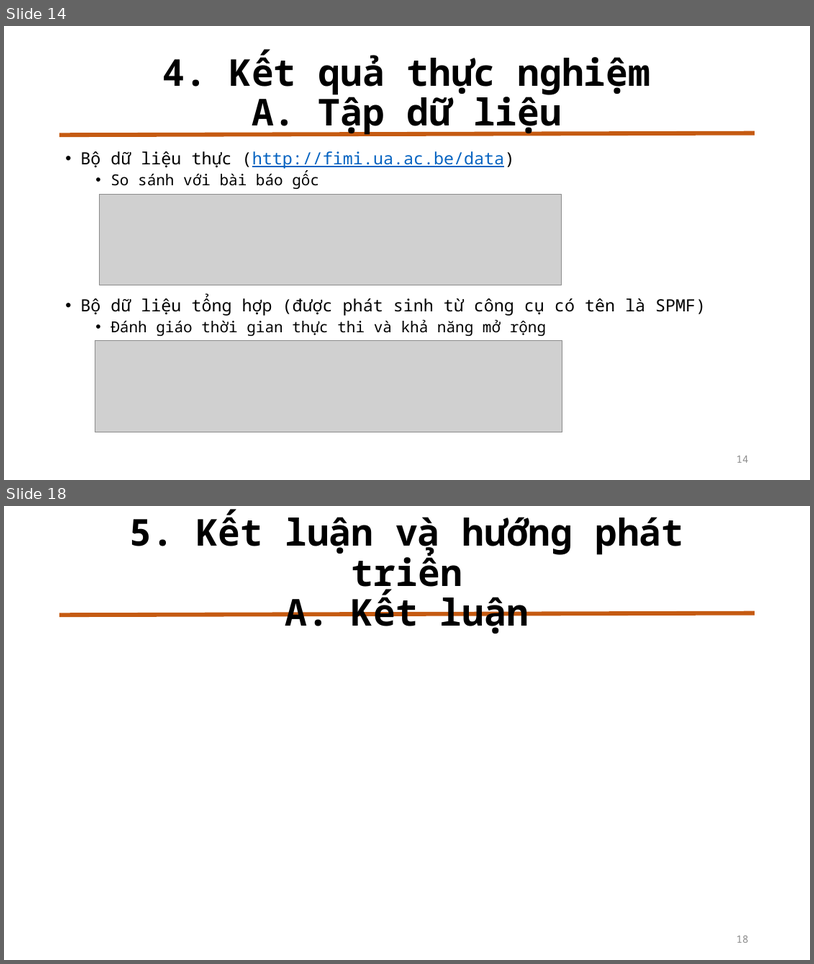
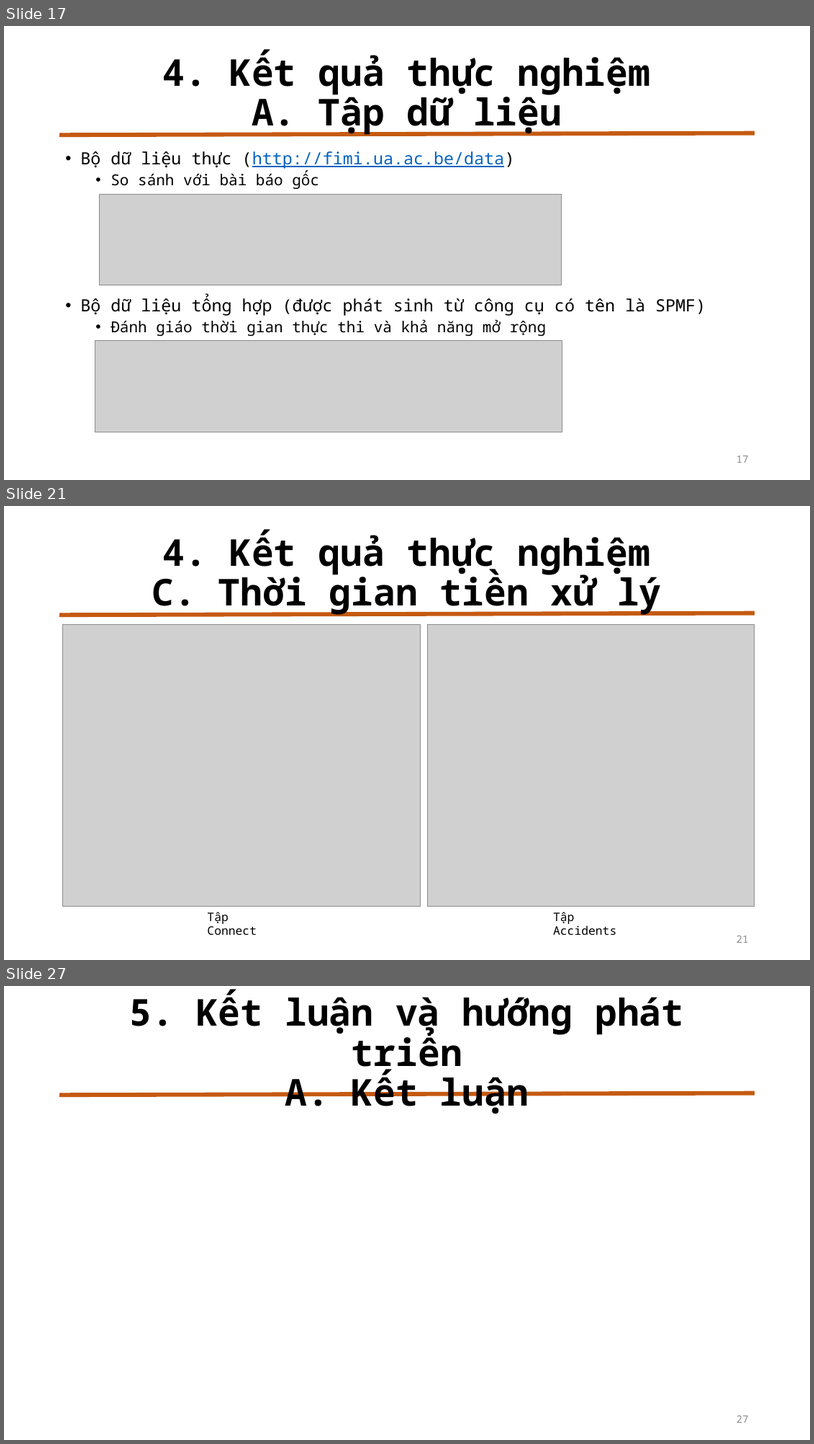
Before and after one commit to duychinhnguyenvn/Mining-Top-K-Co-Occurrence-Items, a slide deck: Slide Bao Cao.pptx. Shown one above the other, each under a label of ours: slides 14 and 18 before the commit, slides 17, 21 and 27 after it; the slides between them are not shown. The pictures are 814x964 and 814x1444 pixels, drawn with LibreOffice and Linux fonts; fonts in the diff are those of the drawing; grey boxes stand for pictures. Boxes give left, top, right and bottom in pixels: in the first picture for what was removed or moved away, otherwise in the second. Text is boxed around its words. In the diff, an @@ line names an element or a change of style, - is before the commit and + after.

```diff
--- a/Slide Bao Cao.pptx
+++ b/Slide Bao Cao.pptx
@@ slide 21 added at box(4, 506, 810, 960), background #FFFFFF; not listed: 1 template element that a slide beside it also shows @@
@@ title added at box(152, 531, 662, 615), 44 pt, text #000000, bold @@
+4. Kết quả thực nghiệm
+C. Thời gian tiền xử lý
@@ picture added at box(63, 625, 421, 906) @@
@@ picture added at box(427, 625, 756, 906) @@
@@ text added at box(207, 911, 257, 934), 14 pt, text #000000 @@
+Tập Connect
@@ text added at box(553, 911, 617, 934), 14 pt, text #000000 @@
+Tập Accidents
@@ page number added at box(737, 935, 749, 942), 12 pt, text #8C8C8C @@
+21
@@ what was slide 14 is now slide 17 @@
@@ page number at box(737, 455, 749, 462): text changed @@
-14
+17
@@ what was slide 18 is now slide 27 @@
@@ page number at box(737, 1415, 749, 1422): text changed @@
-18
+27
```
Also in this commit, not shown: 10 slides changed, 12 other slides added.
